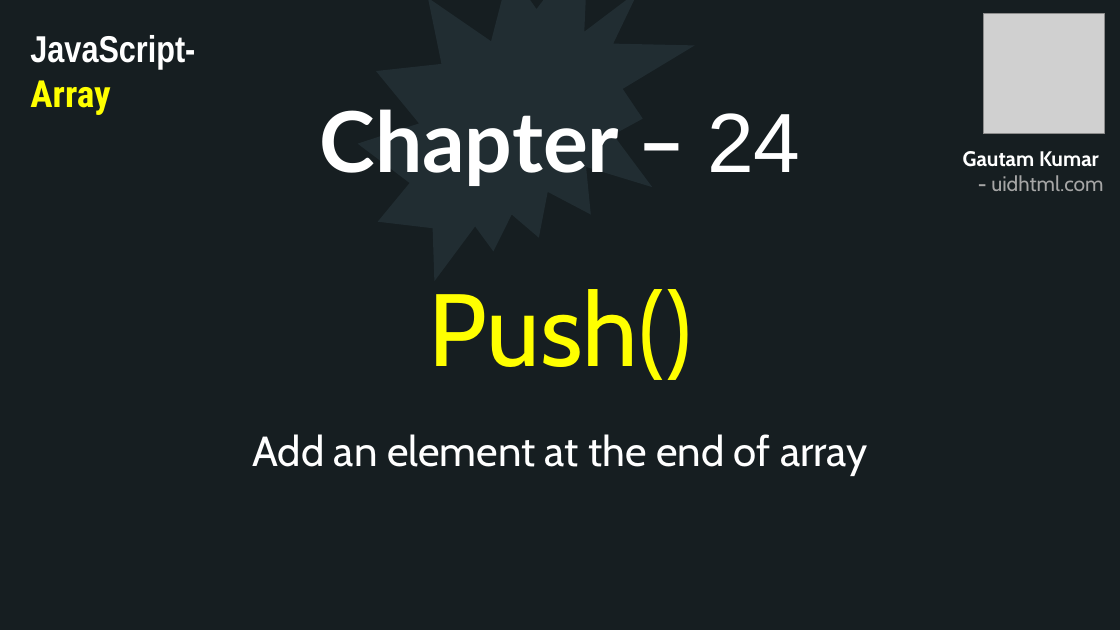
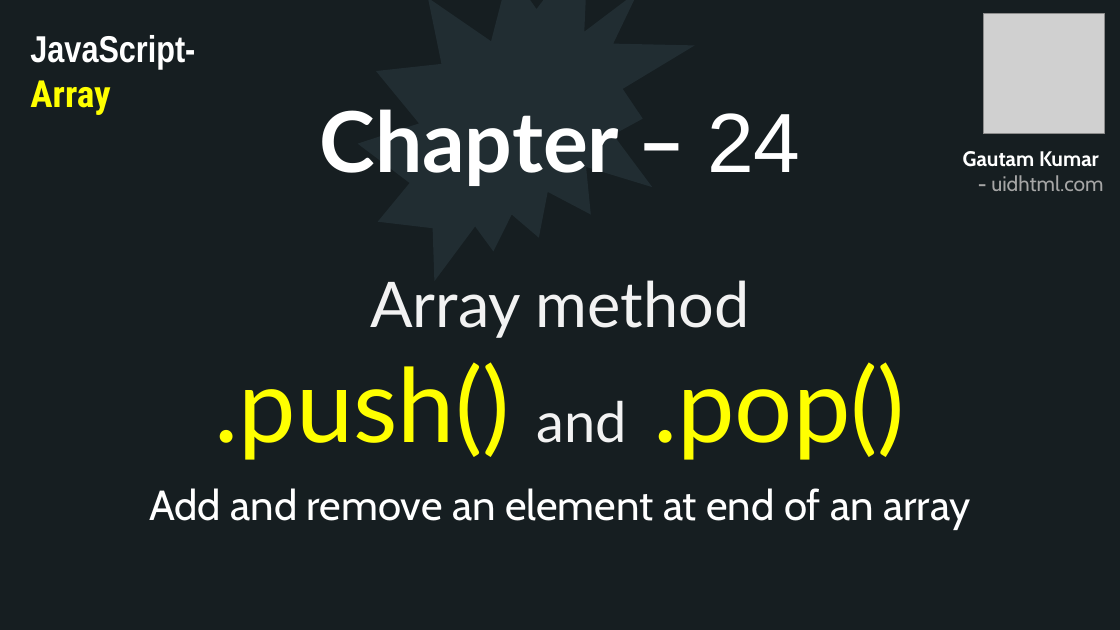
Before and after one commit to uidhtml/javascript-tutorials, a slide deck: slide 74 of Javascript Tutorials.pptx. Drawn at 1120x630 pixels with LibreOffice and Linux fonts; fonts in the diff are those of the drawing; grey boxes stand for pictures. Boxes give left, top, right and bottom in pixels: in the first picture for what was removed or moved away, otherwise in the second. Text is boxed around its words. In the diff, an @@ line names an element or a change of style, - is before the commit and + after.

Commit message:
Added chapter 26

```diff
--- a/Javascript Tutorials.pptx
+++ b/Javascript Tutorials.pptx
@@ text at box(215, 280, 905, 460): text changed; font Cabin to Lato; text colour #FFFF00 to #F2F2F2 @@
-Push()
+Array method
+.push() and .pop()
@@ text at box(149, 488, 970, 530): text changed @@
-Add an element at the end of array
+Add and remove an element at end of an array
```
Also in this commit, not shown: 5 other slides changed, 7 slides added, 21 other files.
